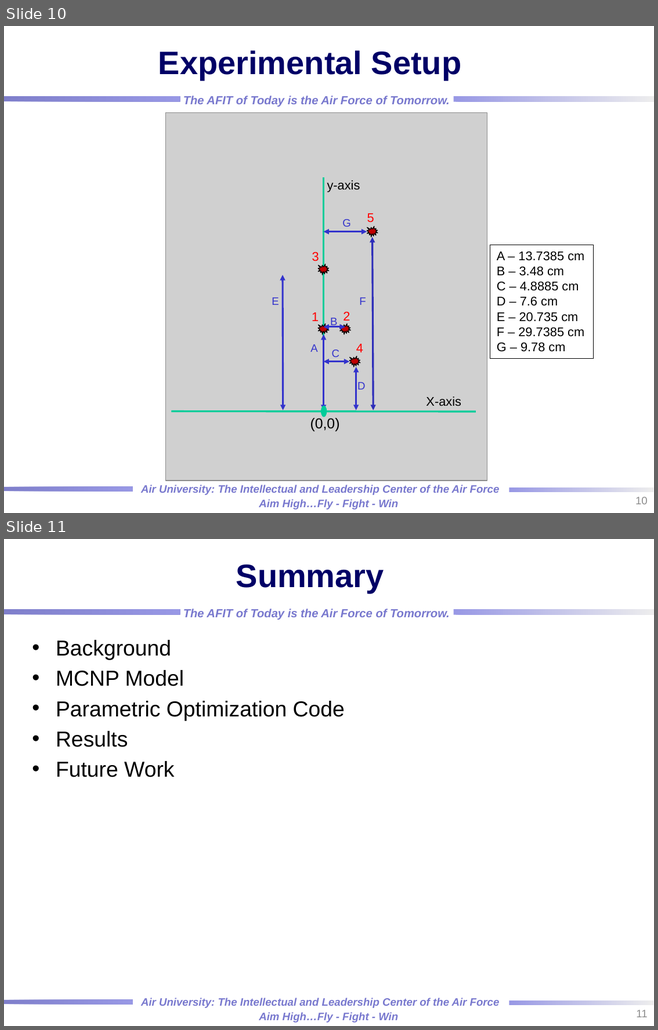
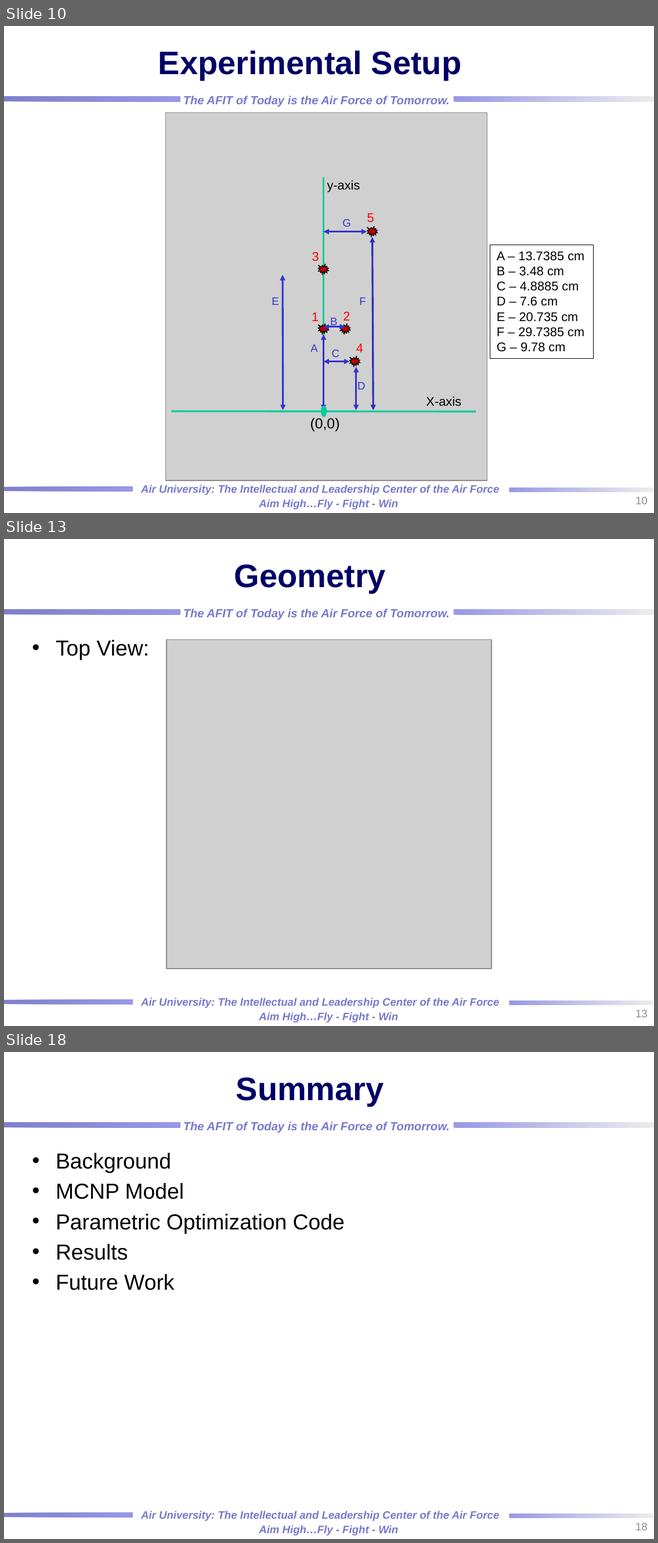
Before and after one commit to rtorzilli/GeDetector-Project, a slide deck: Report/HPGe_Automation Optimization_MCNP_Model.pptx. Shown one above the other, each under a label of ours: slides 10 and 11 before the commit, slides 10, 13 and 18 after it; the slides between them are not shown. The pictures are 658x1030 and 658x1543 pixels, drawn with LibreOffice and Linux fonts; fonts in the diff are those of the drawing; grey boxes stand for pictures; background and template pictures are left out. Boxes give left, top, right and bottom in pixels: in the first picture for what was removed or moved away, otherwise in the second. Text is boxed around its words. In the diff, an @@ line names an element or a change of style, - is before the commit and + after.

```diff
--- a/Report/HPGe_Automation Optimization_MCNP_Model.pptx
+++ b/Report/HPGe_Automation Optimization_MCNP_Model.pptx
@@ slide 13 added at (x1=4, y1=539, x2=654, y2=1026), background picture (left out); not listed: 7 template elements that a slide beside it also shows @@
@@ title added at (x1=234, y1=565, x2=386, y2=592), 36 pt, text #000066, bold @@
+Geometry
@@ text added at (x1=56, y1=640, x2=150, y2=660), 24 pt, text #000000 @@
+• Top View:
@@ picture added at (x1=166, y1=640, x2=491, y2=969) @@
@@ page number added at (x1=635, y1=1010, x2=647, y2=1017), 12 pt, text #8C8C8C @@
+13
@@ what was slide 11 is now slide 18 @@
@@ page number at (x1=635, y1=1523, x2=647, y2=1530): text changed @@
-11
+18
```
Also in this commit, not shown: 1 slide changed, 5 other slides added, 1 slide removed, 1 other file.
